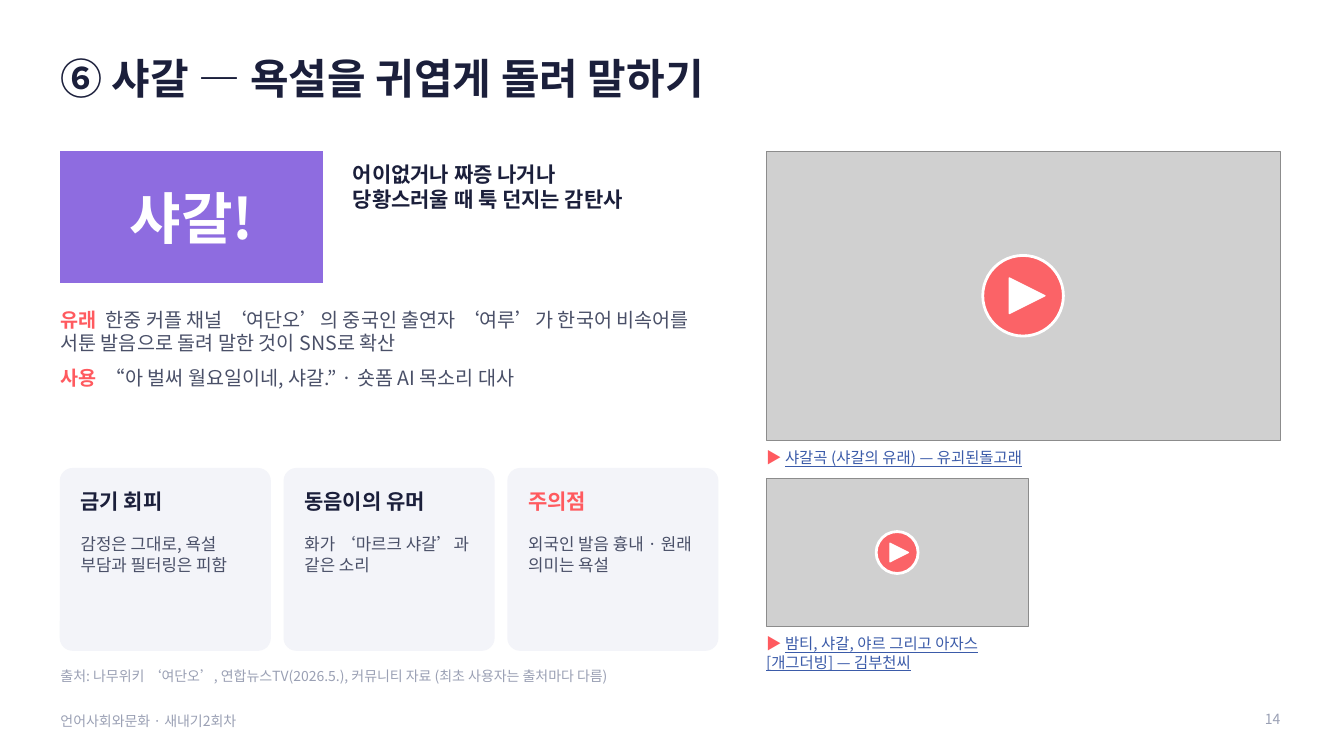
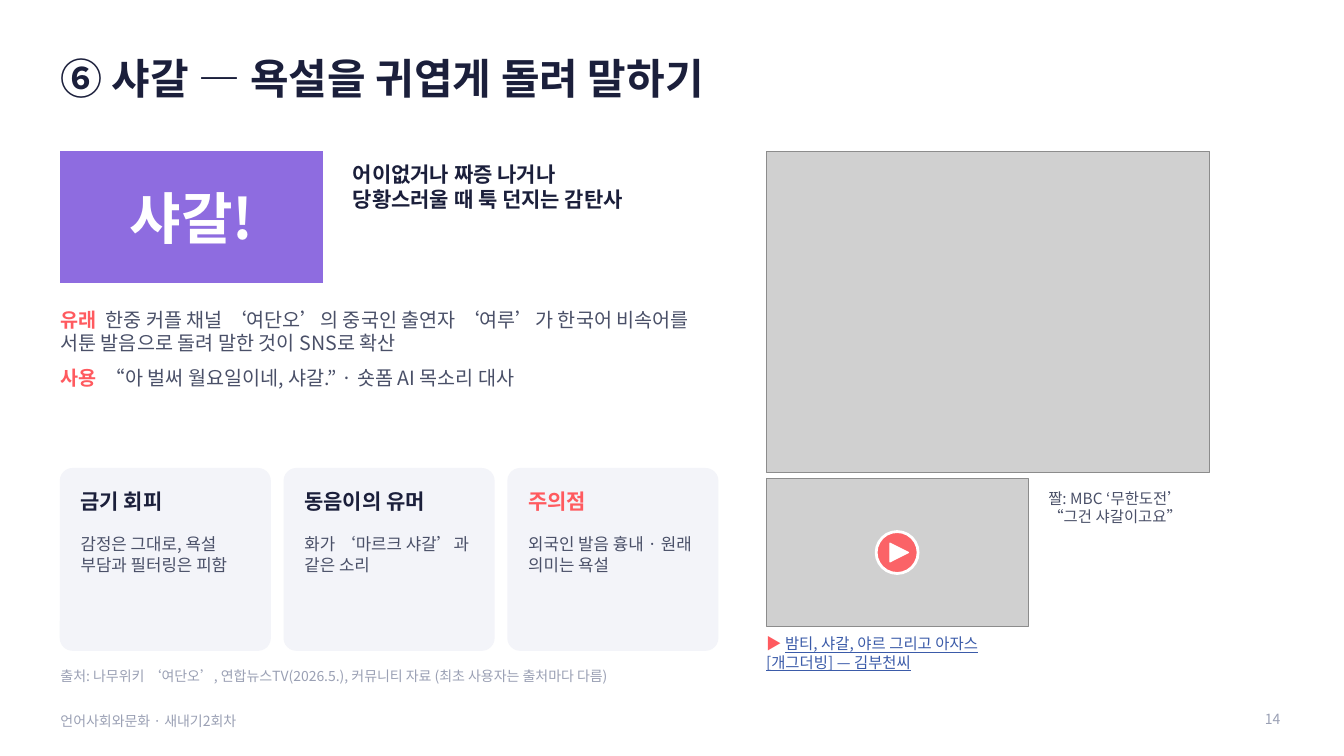
Before and after one commit to junseok7-cpu/hello, a slide deck: slide 14 of report/언어사회와문화_발표_새내기2회차.pptx. Drawn at 1344x756 pixels with LibreOffice and Linux fonts; fonts in the diff are those of the drawing; grey boxes stand for pictures. Boxes give left, top, right and bottom in pixels: in the first picture for what was removed or moved away, otherwise in the second. Text is boxed around its words. In the diff, an @@ line names an element or a change of style, - is before the commit and + after.

```diff
--- a/report/언어사회와문화_발표_새내기2회차.pptx
+++ b/report/언어사회와문화_발표_새내기2회차.pptx
@@ picture: place and size @@
-picture at bbox=[766, 151, 1280, 441]
+picture at bbox=[766, 151, 1210, 473]
@@ ellipse removed at bbox=[983, 255, 1064, 336] @@
@@ triangle removed at bbox=[1009, 278, 1045, 314] @@
@@ text removed at bbox=[785, 450, 1022, 467] @@
-▶ 샤갈곡 (샤갈의 유래) — 유괴된돌고래
@@ text added at bbox=[1048, 491, 1183, 523], 11 pt, text #4A5068 @@
+짤: MBC ‘무한도전’
+“그건 샤갈이고요”
```
Also in this commit, not shown: 6 other slides changed, 1 slide added, 1 slide removed, 3 other files.
